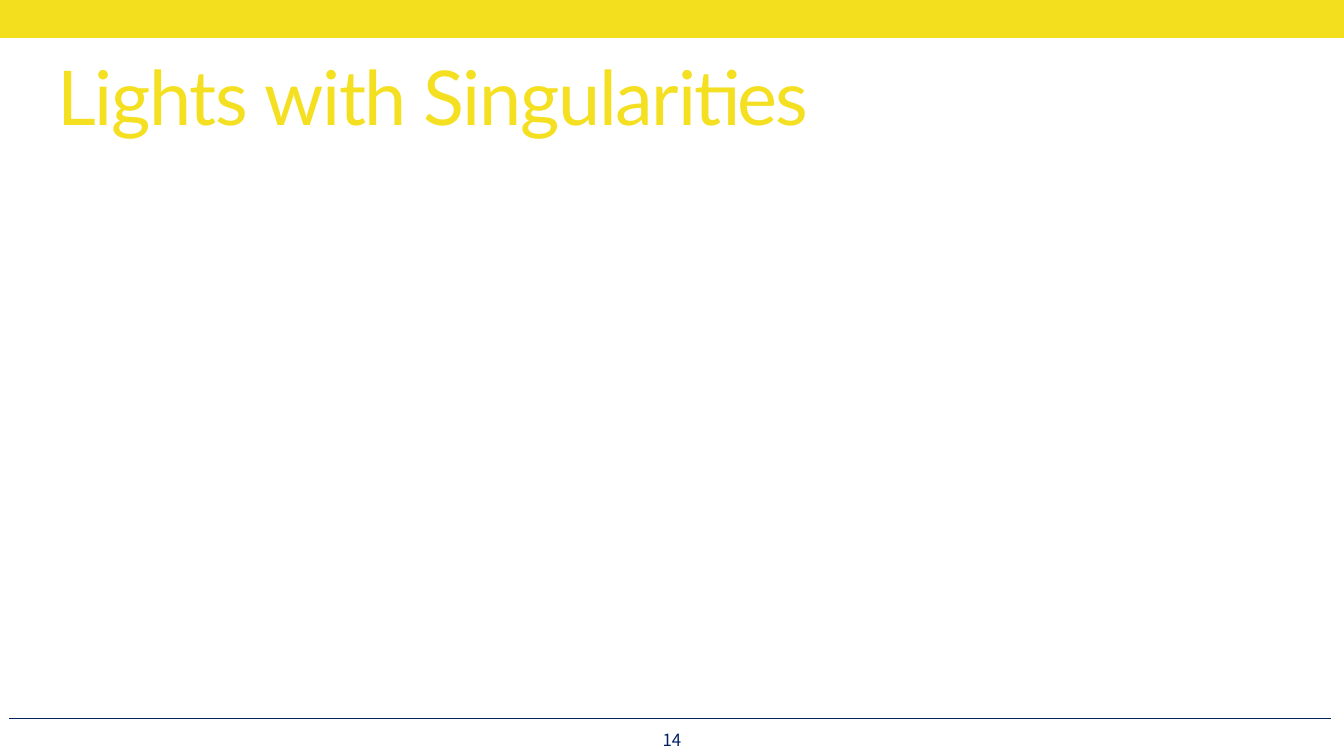
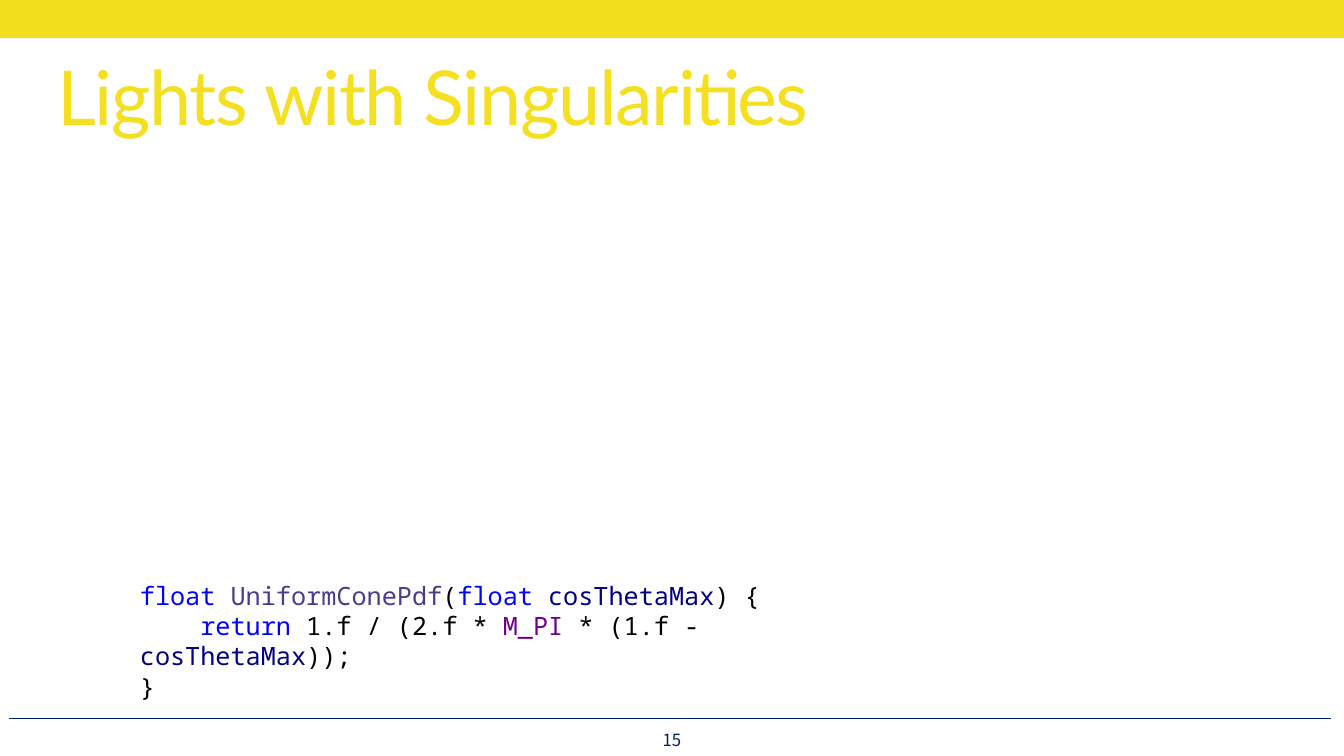
Before and after one commit to utilForever/PBRStudy, a slide deck: slide 15 of Physically Based Rendering - Chapter 14, Part 3.pptx (slide 14 before the commit). Drawn at 1344x756 pixels with LibreOffice and Linux fonts; fonts in the diff are those of the drawing; grey boxes stand for pictures. Boxes give left, top, right and bottom in pixels: in the first picture for what was removed or moved away, otherwise in the second. Text is boxed around its words. In the diff, an @@ line names an element or a change of style, - is before the commit and + after.

```diff
--- a/Physically Based Rendering - Chapter 14, Part 3.pptx
+++ b/Physically Based Rendering - Chapter 14, Part 3.pptx
@@ text added at [140, 585, 729, 669], 18 pt, text #000000 @@
+float UniformConePdf(float cosThetaMax) {
+return 1.f / (2.f * M_PI * (1.f - cosThetaMax));
+}
@@ page number at [663, 733, 682, 746]: text changed @@
-14
+15
```
Also in this commit, not shown: 14 other slides changed, 23 slides added.
